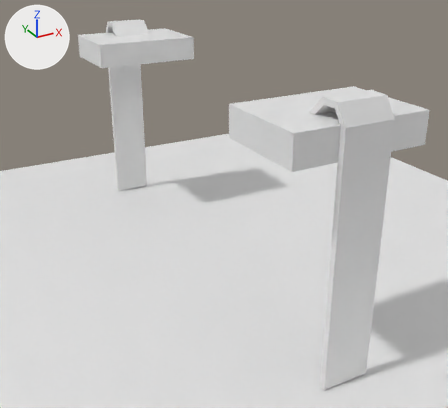
The Blender file blender_example/server_new.blend, before and after one commit.
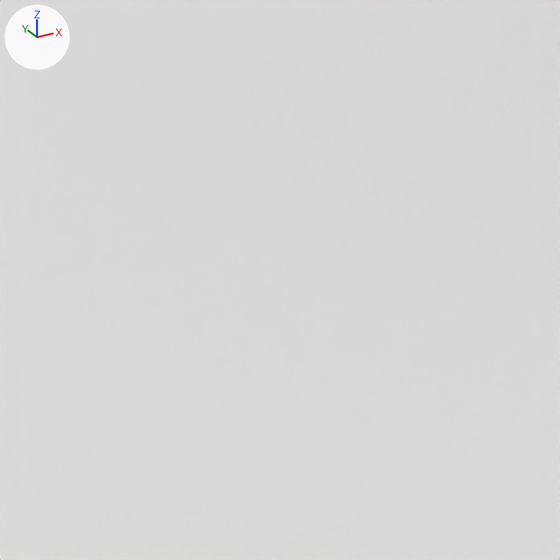
There are two pictures of each version: one whole from a 50 mm camera at (-6.66, -12.39, 7.95) aimed at (-0.1, -0.47, 1.99), one close up on the part from 2% to 20% of the width and 49% to 70% of the height. Every picture has the same lights, and +X, +Y and +Z are marked at upper left.
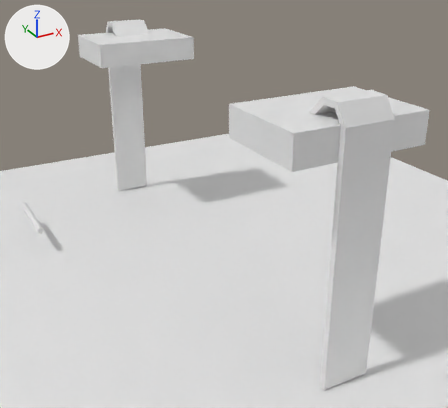
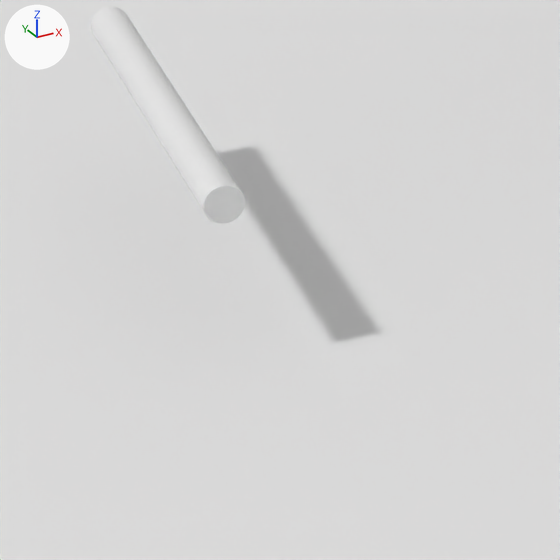
The edits, one by one:
Mesh me_cylinder is new.
It has 64 vertices, 34 faces and spans x -0.08..0.08, y -1.0..1.0, z -0.08..0.08.
Object 'Weapon' (ob_weapon) is new; it shows me_cylinder.
Its location is (-3.783, 3.903, 0.683).

Pixel boxes (x1, y1, x2, y2) of what changed, in the close-ups (560 x 560 px):
'Weapon', added
    after: (91, 7, 245, 224)
